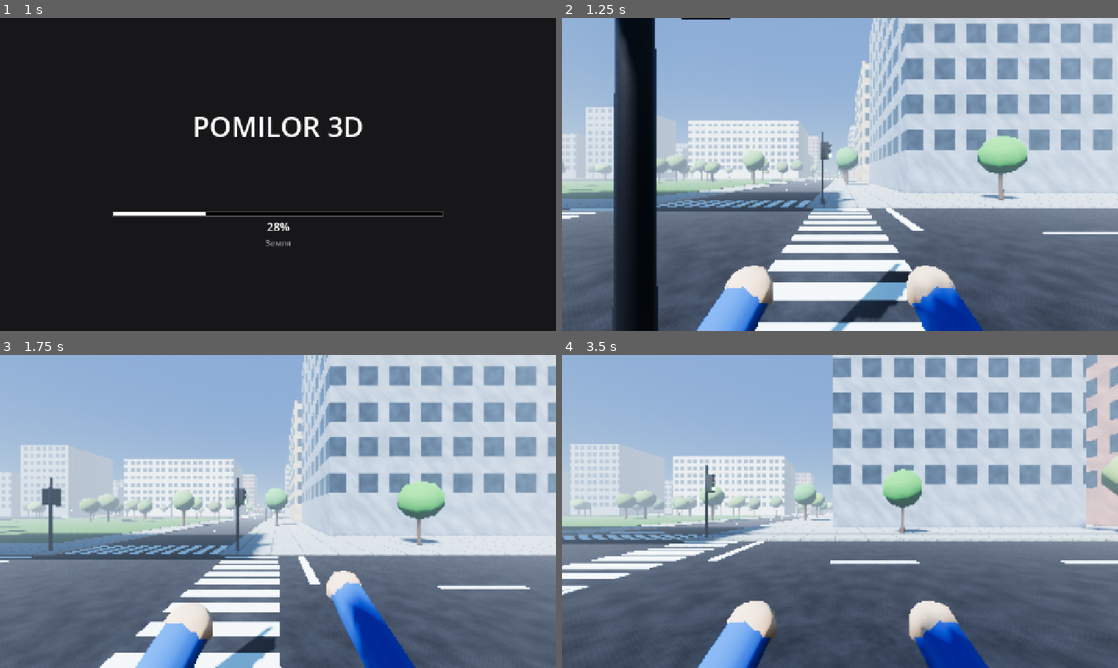
Above: before the commit, frames 1-4 (two rows, left to right).
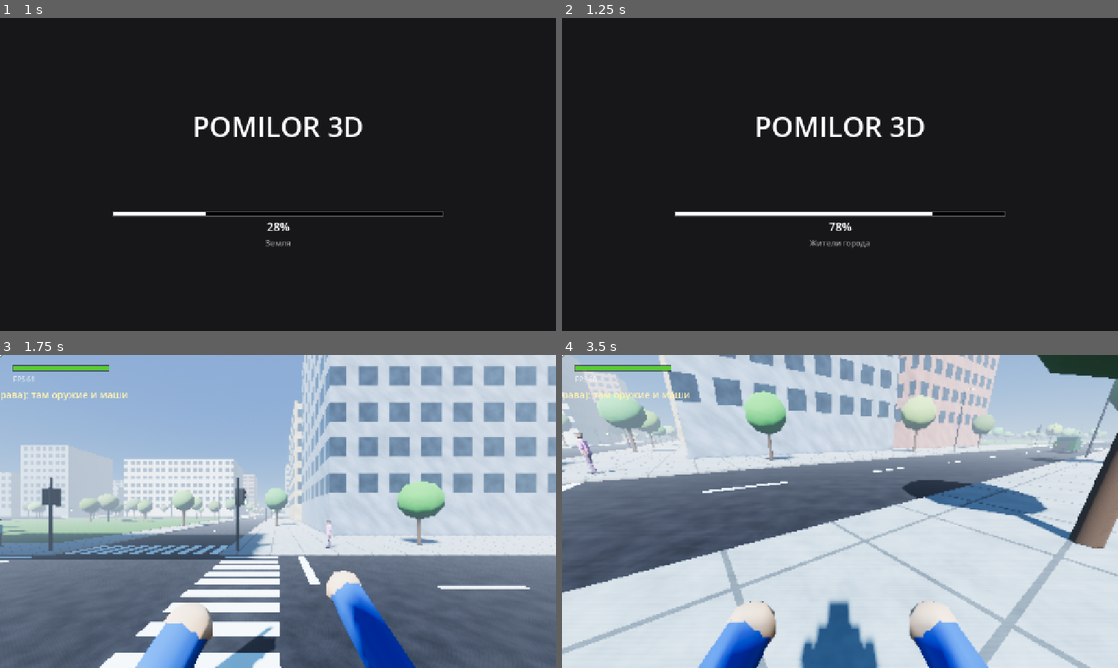
Above: after the commit, the same moments.

Repository: and50856-lab/Pomilor_3D
Game: Godot game, scene res://main.tscn
The game is run twice, just before and just after one commit, with the same random seed, the same clock (stepped at 60 frames per second) and the same inputs.
Inputs (mouse positions are in pixels of both pictures, inside the frame that each line leads up to):
- Up to frame 1 (1 s): click "Играть" at 0.5 s
- Up to frame 2 (1.25 s): no input
- Up to frame 3 (1.75 s): tap Enter at 1.25 s; move the mouse to (400, 495) at 1.27 s; hold D from 1.28 s (still down); hold Shift from 1.28 s (still down); click (400, 495) at 1.42 s; tap Space at 1.52 s
- Up to frame 4 (3.5 s): release D at 2 s; release Shift at 2 s; drag from (728, 527) to (812, 574) at 2.02 s; move the mouse to (895, 442) at 2.77 s; hold D from 2.78 s (still down); tap R at 2.85 s

Frame 1 is identical in both runs. In frame 2, 94% of the frame differs, in the area x 0-100%, y 0-100%; in frame 3, 0.8%; in frame 4, 83%.
Error before the commit: Parse Error: The function signature doesn't match the parent. Parent signature is "_get(StringName) -> Variant". (res://ped_net.gd:21)

Commit message:
Update ped_net.gd

Diff:
--- a/ped_net.gd
+++ b/ped_net.gd
@@ -18,7 +18,7 @@
     return Const.node_ok(j, k) and Const.node_ok(j + sx, k + sz)
 
 
-func _get(j: int, k: int, sx: int, sz: int) -> int:
+func _pt(j: int, k: int, sx: int, sz: int) -> int:
     var key: String = "%d_%d_%d_%d" % [j, k, sx, sz]
     if _idx.has(key):
         return _idx[key]
@@ -51,28 +51,28 @@
             var c: Vector3 = Const.node_pos(j, k)
             for sx in [-1, 1]:
                 for sz in [-1, 1]:
-                    var a: int = _get(j, k, sx, sz)
+                    var a: int = _pt(j, k, sx, sz)
                     if a < 0:
                         continue
                     # переход через ногу дороги по X (ось 0): (sx,sz) <-> (sx,-sz)
                     if sz == 1:
-                        var b: int = _get(j, k, sx, -1)
+                        var b: int = _pt(j, k, sx, -1)
                         if b >= 0 and Const.node_ok(j + sx, k):
                             _link(a, b, 0, c.z, 1)
                     # переход через ногу по Z (ось 1): (sx,sz) <-> (-sx,sz)
                     if sx == 1:
-                        var b2: int = _get(j, k, -1, sz)
+                        var b2: int = _pt(j, k, -1, sz)
                         if b2 >= 0 and Const.node_ok(j, k + sz):
                             _link(a, b2, 1, c.x, 0)
             # тротуары вдоль дорог
             for sz in [-1, 1]:
-                var a1: int = _get(j, k, 1, sz)
-                var b1: int = _get(j + 1, k, -1, sz)
+                var a1: int = _pt(j, k, 1, sz)
+                var b1: int = _pt(j + 1, k, -1, sz)
                 if a1 >= 0 and b1 >= 0:
                     _link(a1, b1, -1, c.z, 0)
             for sx in [-1, 1]:
-                var a2: int = _get(j, k, sx, 1)
-                var b3: int = _get(j, k + 1, sx, -1)
+                var a2: int = _pt(j, k, sx, 1)
+                var b3: int = _pt(j, k + 1, sx, -1)
                 if a2 >= 0 and b3 >= 0:
                     _link(a2, b3, -1, c.x, 1)
 
